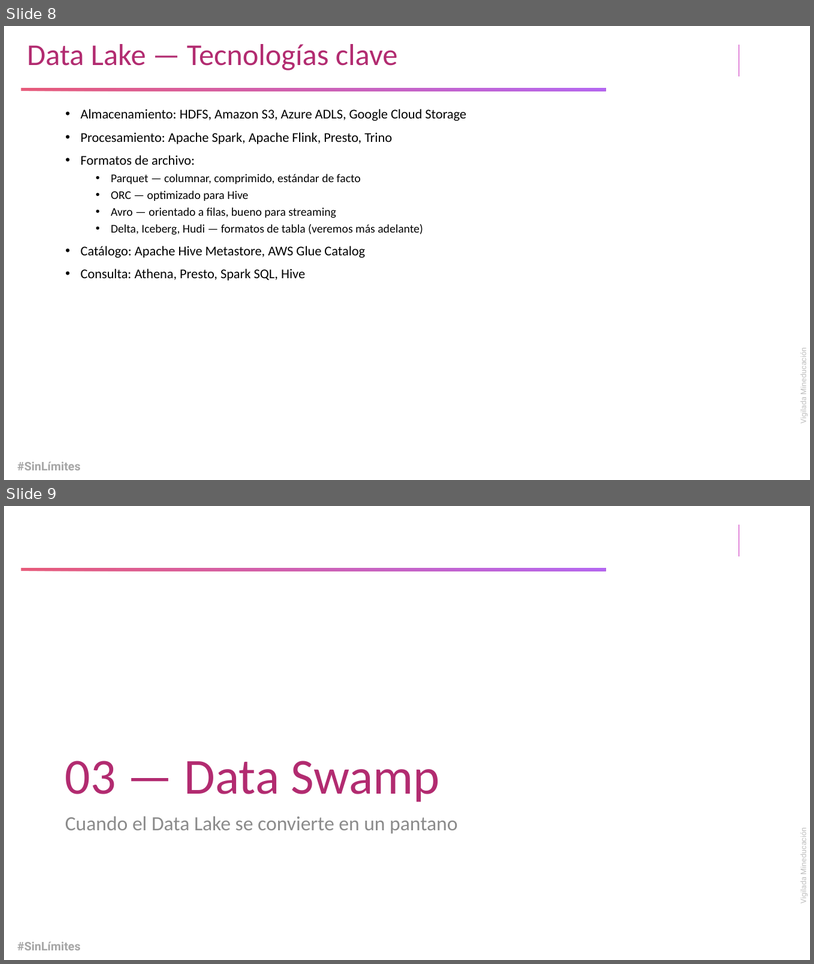
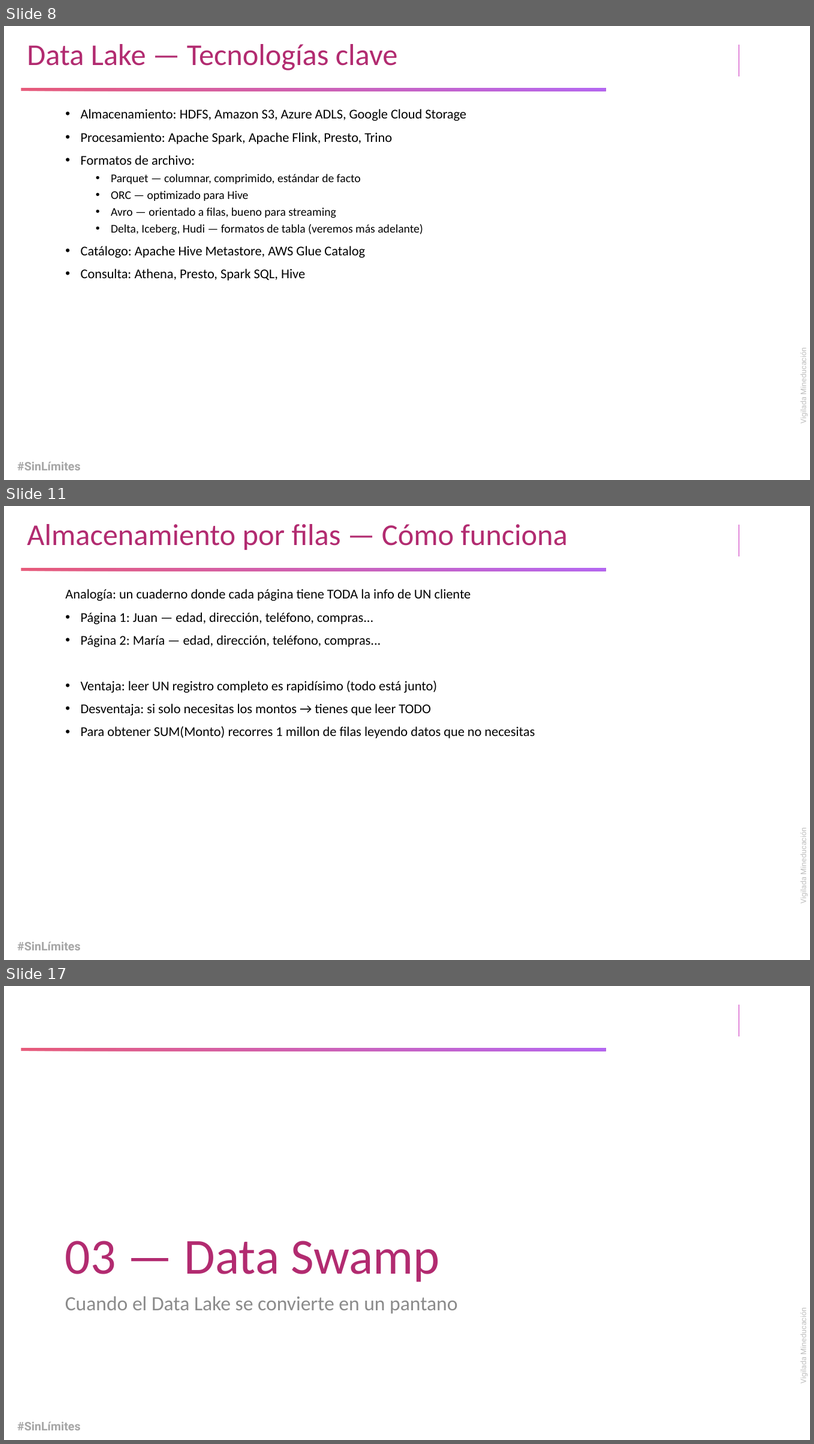
Before and after one commit to LeOsorio123/bigdata-101, a slide deck: resources/lakehouse.pptx. Shown one above the other, each under a label of ours: slides 8 and 9 before the commit, slides 8, 11 and 17 after it; the slides between them are not shown. The pictures are 814x964 and 814x1444 pixels, drawn with LibreOffice and Linux fonts; fonts in the diff are those of the drawing; background and template pictures are left out. Boxes give left, top, right and bottom in pixels: in the first picture for what was removed or moved away, otherwise in the second. Text is boxed around its words. In the diff, an @@ line names an element or a change of style, - is before the commit and + after.

```diff
--- a/resources/lakehouse.pptx
+++ b/resources/lakehouse.pptx
@@ slide 11 added at <box>4,506,810,960</box>, background #FFFFFF; not listed: 4 template elements that a slide beside it also shows @@
@@ title added at <box>27,524,568,550</box>, 36 pt, text #B22B70 @@
+Almacenamiento por filas — Cómo funciona
@@ text added at <box>65,589,535,738</box>, 16 pt, text #000000 @@
+Analogía: un cuaderno donde cada página tiene TODA la info de UN cliente
+• Página 1: Juan — edad, dirección, teléfono, compras...
+• Página 2: María — edad, dirección, teléfono, compras...
+• Ventaja: leer UN registro completo es rapidísimo (todo está junto)
+• Desventaja: si solo necesitas los montos → tienes que leer TODO
+• Para obtener SUM(Monto) recorres 1 millon de filas leyendo datos que no necesitas
@@ what was slide 9 is now slide 17 @@
```
Also in this commit, not shown: 11 other slides added, 1 other file.
